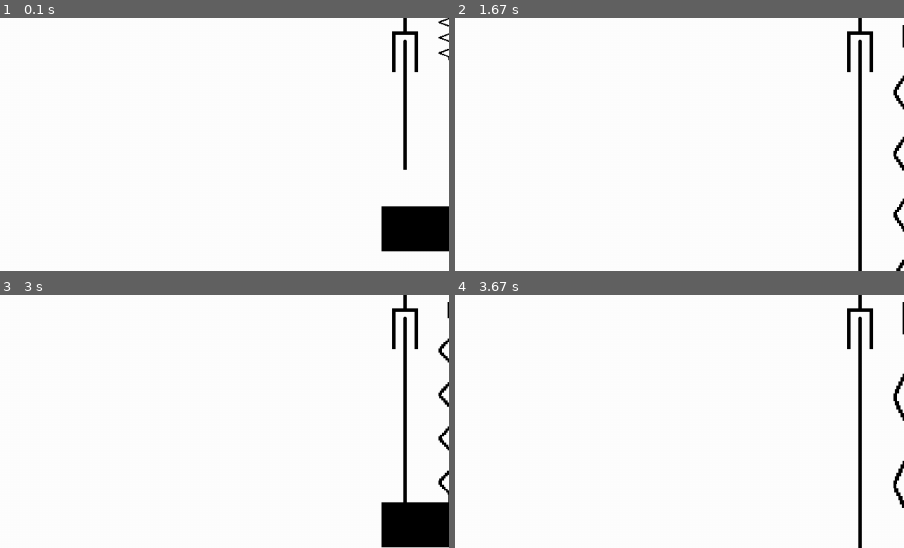
Above: before the commit, frames 1-4 (two rows, left to right).
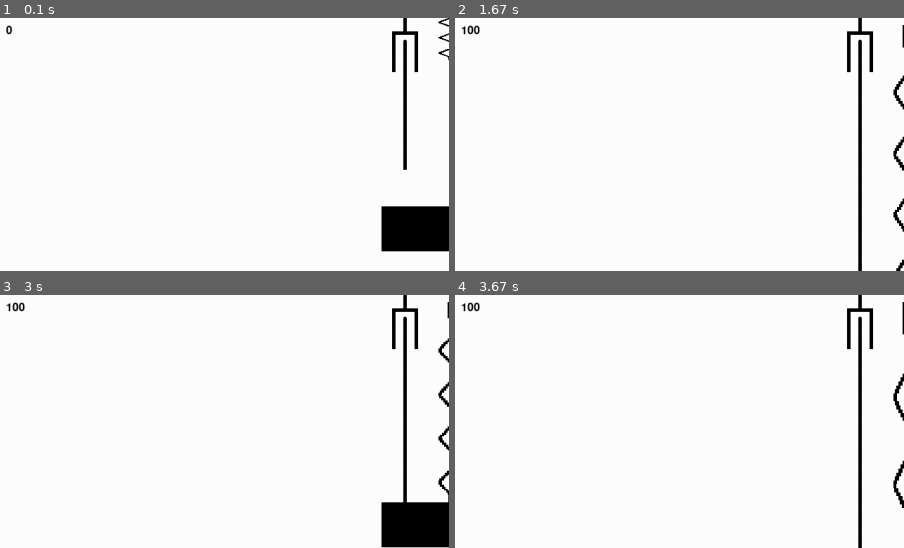
Above: after the commit, the same moments.

Repository: KamilGrundas/Damping_Simulator
Game: pygame game, started from code/main.py
Same seed, same stepped clock (60 frames per second), same inputs: the game is played once before the commit and once after it.
Inputs (mouse positions are % of the whole screen's width and height, from its top left):
- Up to frame 1 (0.1 s): no input
- Up to frame 2 (1.67 s): click (88, 21) at 0.38 s; click (88, 21) at 0.72 s
- Up to frame 3 (3 s): click (88, 21) at 2.05 s
- Up to frame 4 (3.67 s): no input
The pictures show only the part of the screen within x 0-50%, y 0-50%; the shares and areas given below are measured in that part.

The runs differ from the first frame. In frame 1, less than 0.1% of the frame differs, in the area x 1-3%, y 2-7%; in frame 2, 0.1%, in the area x 1-6%, y 2-7%; in frame 3, 0.1%; in frame 4, 0.1%.

Commit message:
Added fps blit

Diff:
--- a/code/circle.py
+++ b/code/circle.py
@@ -51,13 +51,11 @@
                 if self.change_direction == True:
                     self.up = False
                     self.change_direction = False
-                    self.max_speed = self.max_speed / round(self.k,2)
+                    self.max_speed = self.max_speed / round(self.k, 2)
                 else:
                     self.up = True
                     self.change_direction = True
-                    self.max_speed = self.max_speed / round(self.k,2)
-
-
+                    self.max_speed = self.max_speed / round(self.k, 2)
 
         # print(self.max_speed)
 
--- a/code/connector.py
+++ b/code/connector.py
@@ -73,7 +73,10 @@
 
         self.position = self.circle.rect.top - self.rect.top
 
-        self.animate_image = pygame.transform.scale(
-            self.original_image, (self.image.get_width(), self.position)
-        )
+        if self.position > 0:
+            self.animate_image = pygame.transform.scale(
+                self.original_image, (self.image.get_width(), self.position)
+            )
+        else:
+            print("Collision!")
         self.image = self.animate_image.copy()
--- a/code/level.py
+++ b/code/level.py
@@ -92,14 +92,16 @@
         elif keys[pygame.K_w]:
             self.spring.show_graph = True
 
-    def text_blit(self):
+    def text_blit(self, fps):
+        fps_text = self.font.render(f"{fps}", True, ("black"))
+        self.display_surface.blit(fps_text, (10, 10))
         for slider in self.sliders:
             value_text = self.font.render(
                 f"{slider.name}{slider.k:.2f}", True, ("black")
             )
             self.display_surface.blit(value_text, (1010, slider.start_y - 35))
 
-    def run(self):
+    def run(self, fps):
         self.i += 1
         self.display_surface.fill("white")
         self.all_sprites.draw(self.display_surface)
@@ -108,6 +110,6 @@
         time_speed = self.time_speed_slider.k
         self.controls.update()
         self.input()
-        self.text_blit()
+        self.text_blit(fps)
         if self.start_button.is_playing == False:
             self.all_sprites.update(time_speed)
--- a/code/main.py
+++ b/code/main.py
@@ -20,7 +20,7 @@
 
             self.clock.tick(100)
             # print(self.clock.get_fps())
-            self.level.run()
+            self.level.run(int(self.clock.get_fps()))
             pygame.display.update()
 
 
--- a/code/spring.py
+++ b/code/spring.py
@@ -71,8 +71,10 @@
         # print(self.circle.rect.top)
 
         self.position = self.circle.rect.top - self.rect.top
-
-        self.animate_image = pygame.transform.scale(
-            self.original_image, (self.image.get_width(), self.position)
-        )
+        if self.position > 0:
+            self.animate_image = pygame.transform.scale(
+                self.original_image, (self.image.get_width(), self.position)
+            )
+        else:
+            print("Collision!")
         self.image = self.animate_image.copy()
